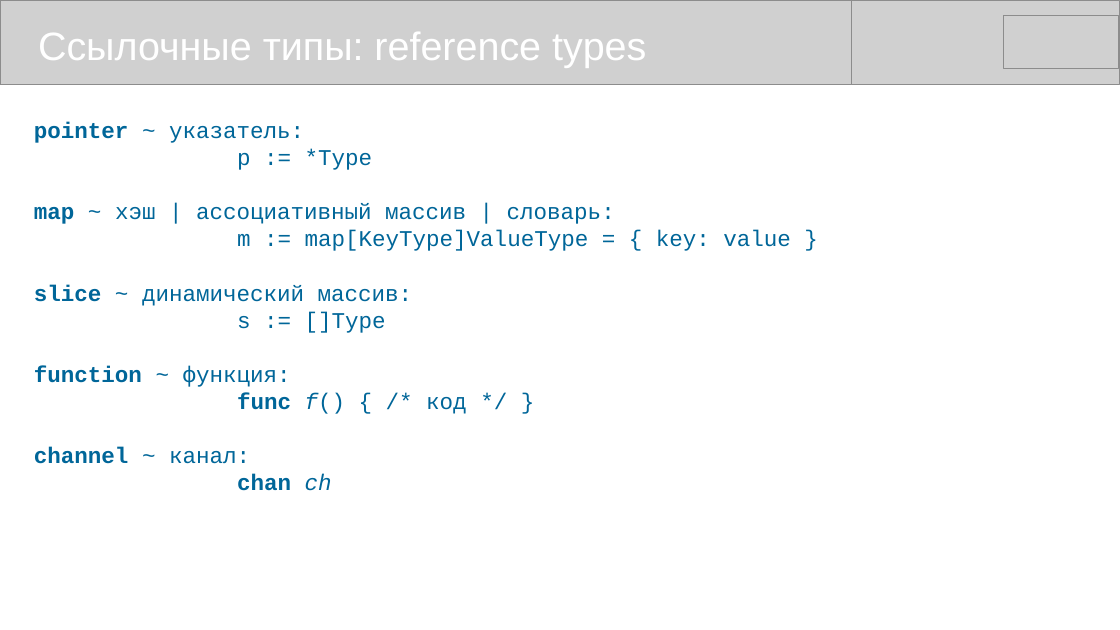
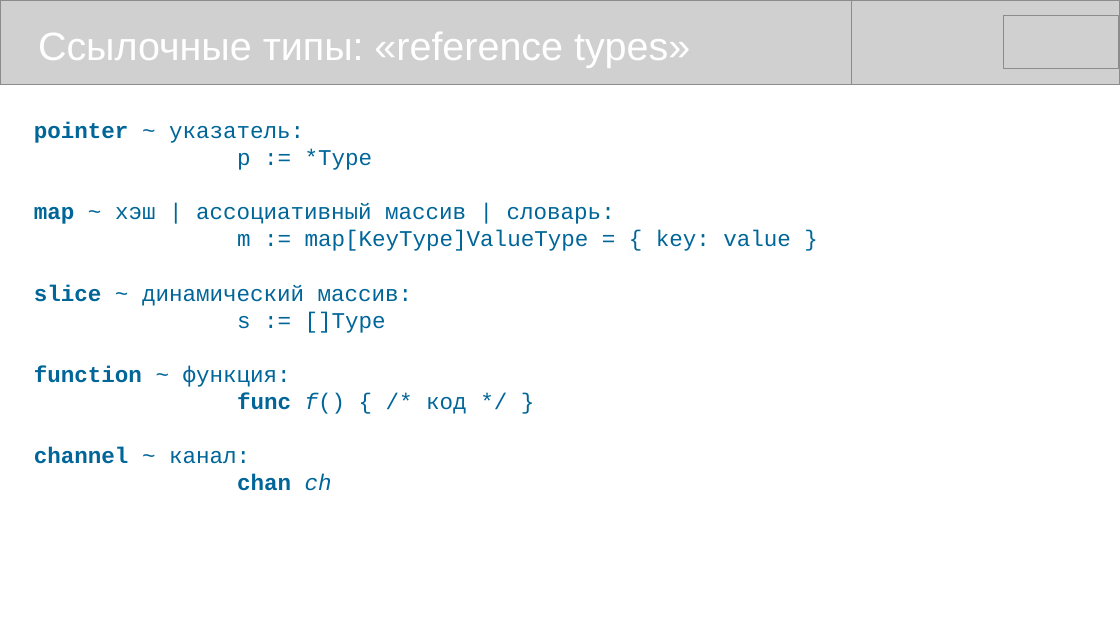
Before and after one commit to mike-shock/Go_language, a slide deck: slide 32 of tutorial/Go_Intro.odp. Drawn at 1120x630 pixels with LibreOffice and Linux fonts; fonts in the diff are those of the drawing; grey boxes stand for pictures. Boxes give left, top, right and bottom in pixels: in the first picture for what was removed or moved away, otherwise in the second. Text is boxed around its words. In the diff, an @@ line names an element or a change of style, - is before the commit and + after.

```diff
--- a/tutorial/Go_Intro.odp
+++ b/tutorial/Go_Intro.odp
@@ text at (x1=38, y1=32, x2=690, y2=68): text changed @@
-Ссылочные типы: reference types
+Ссылочные типы: «reference types»
```
Also in this commit, not shown: 1 other slide changed, 1 other file.
